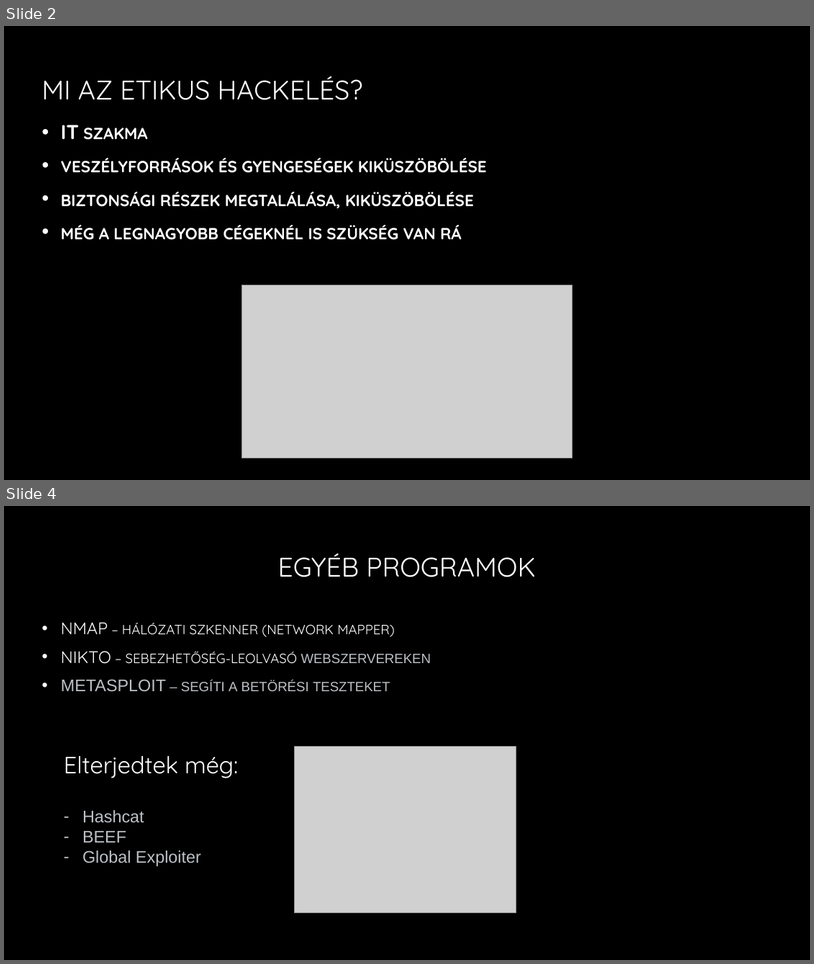
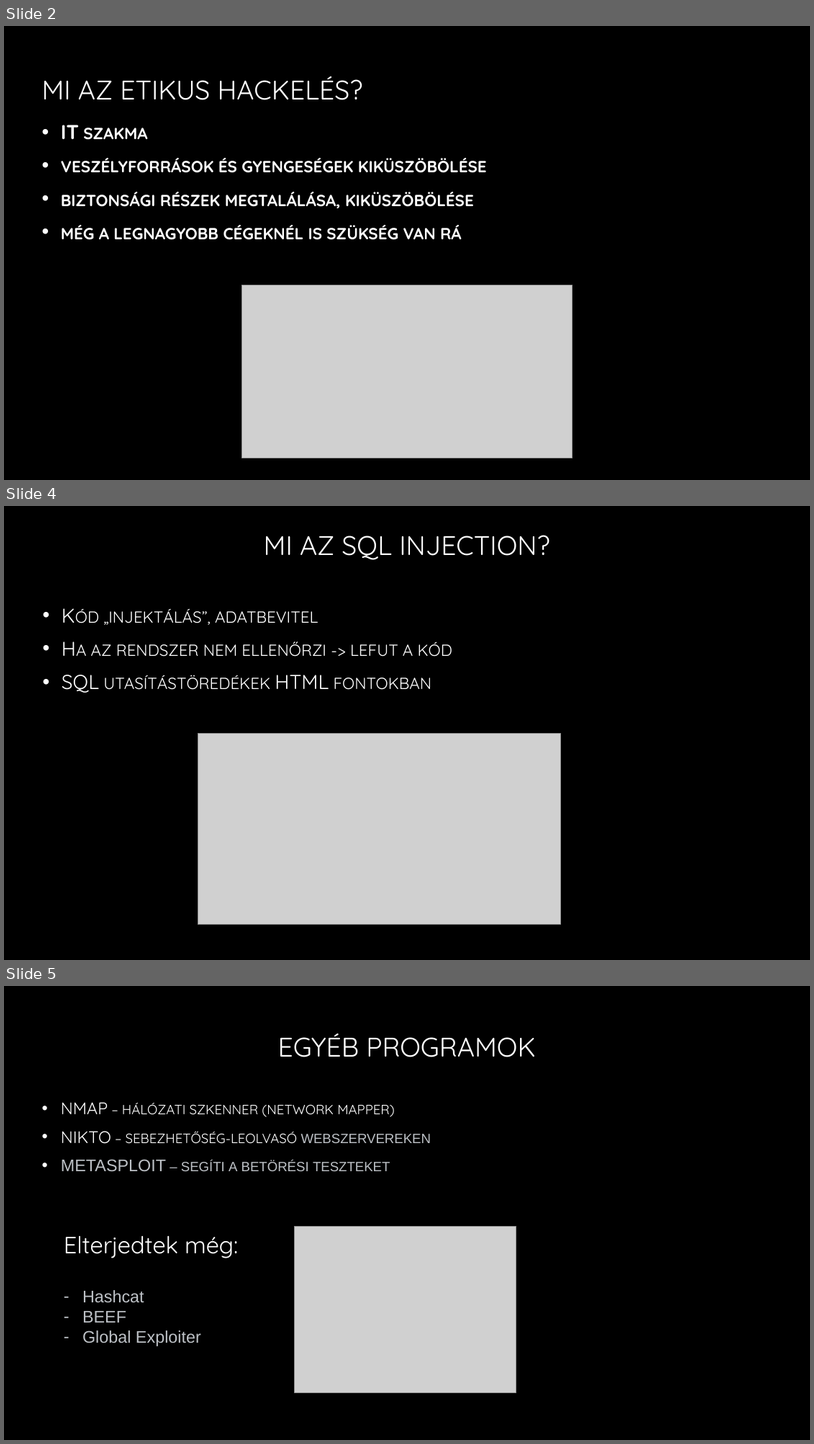
Before and after one commit to docziadrian/prezentacio, a slide deck: Etikus hackelés.pptx. Shown one above the other, each under a label of ours: slides 2 and 4 before the commit, slides 2, 4 and 5 after it; the slides between them are not shown. The pictures are 814x964 and 814x1444 pixels, drawn with LibreOffice and Linux fonts; fonts in the diff are those of the drawing; grey boxes stand for pictures; background and template pictures are left out. Boxes give left, top, right and bottom in pixels: in the first picture for what was removed or moved away, otherwise in the second. Text is boxed around its words. In the diff, an @@ line names an element or a change of style, - is before the commit and + after.

Commit message:
SQL Injection

```diff
--- a/Etikus hackelés.pptx
+++ b/Etikus hackelés.pptx
@@ slide 4 added at (x1=4, y1=506, x2=810, y2=960), background picture (left out) @@
@@ title added at (x1=264, y1=535, x2=550, y2=560), 32 pt, text gradient #FFFFFF to #A6A6A6 @@
+MI AZ SQL INJECTION?
@@ text added at (x1=62, y1=609, x2=453, y2=692), 24 pt, text gradient #FFFFFF to #BFBFBF, small capitals @@
+• Kód „injektálás”, adatbevitel
+• Ha az rendszer nem ellenőrzi -> lefut a kód
+• SQL utasítástöredékek HTML fontokban
@@ picture added at (x1=198, y1=733, x2=561, y2=924) @@
@@ what was slide 4 is now slide 5 @@
```
Also in this commit, not shown: 1 slide changed.
